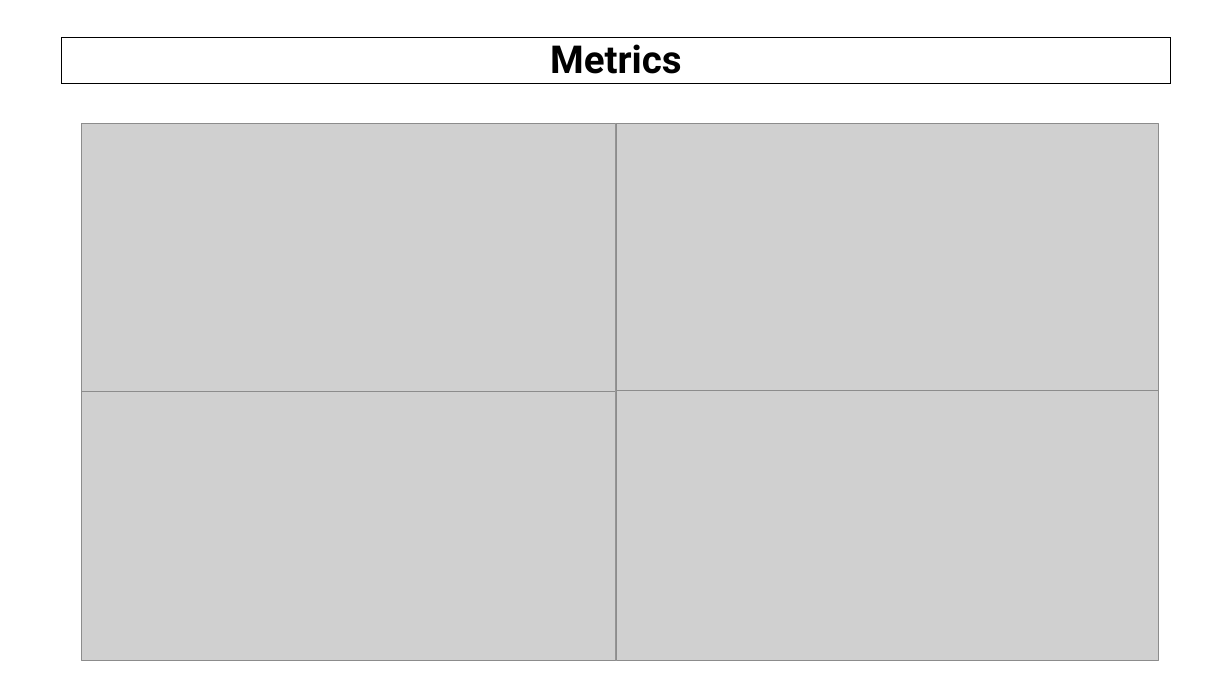
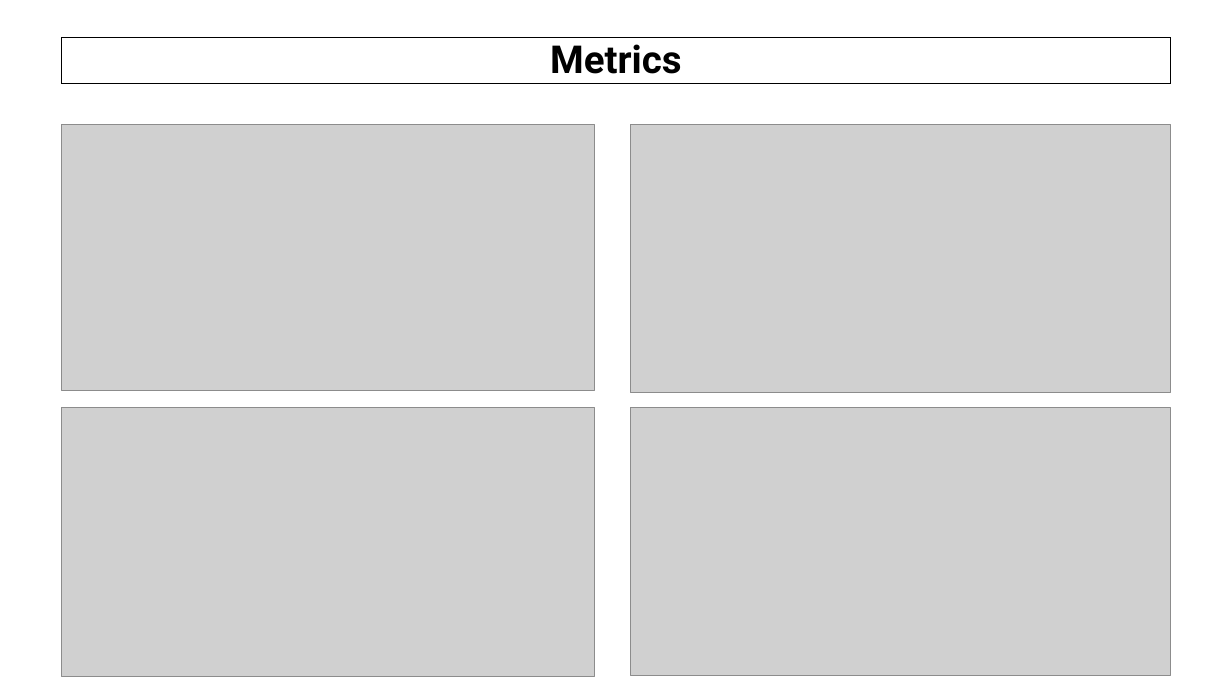
Before and after one commit to AndreouEugenia/Thesis, a slide deck: slide 16 of Thesis_Presentation.pptx. Drawn at 1232x693 pixels with LibreOffice and Linux fonts; fonts in the diff are those of the drawing; grey boxes stand for pictures; background and template pictures are left out. Boxes give left, top, right and bottom in pixels: in the first picture for what was removed or moved away, otherwise in the second. Text is boxed around its words. In the diff, an @@ line names an element or a change of style, - is before the commit and + after.

```diff
--- a/Thesis_Presentation.pptx
+++ b/Thesis_Presentation.pptx
@@ picture: place and size @@
-picture at bbox=[81, 124, 616, 392]
+picture at bbox=[62, 125, 595, 391]
@@ picture: place and size @@
-picture at bbox=[616, 124, 1160, 392]
+picture at bbox=[630, 125, 1170, 393]
@@ picture: place and size @@
-picture at bbox=[81, 392, 616, 662]
+picture at bbox=[62, 408, 595, 677]
@@ picture: place and size @@
-picture at bbox=[616, 391, 1160, 661]
+picture at bbox=[630, 408, 1170, 676]
```
Also in this commit, not shown: 12 other slides changed, 4 other files.
